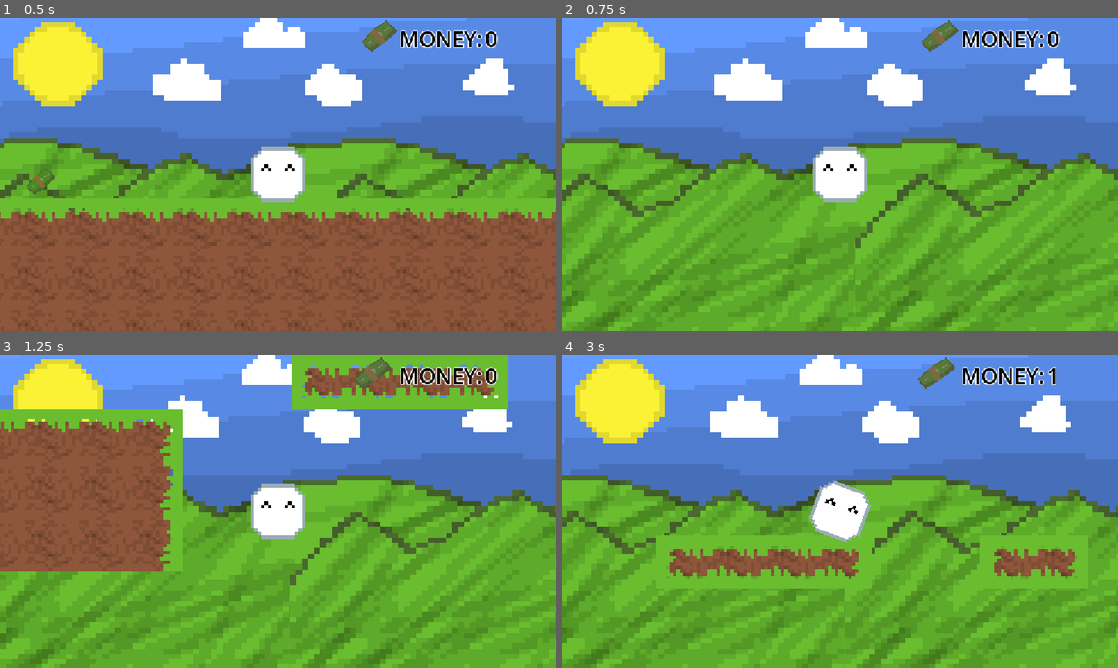
Above: before the commit, frames 1-4 (two rows, left to right).
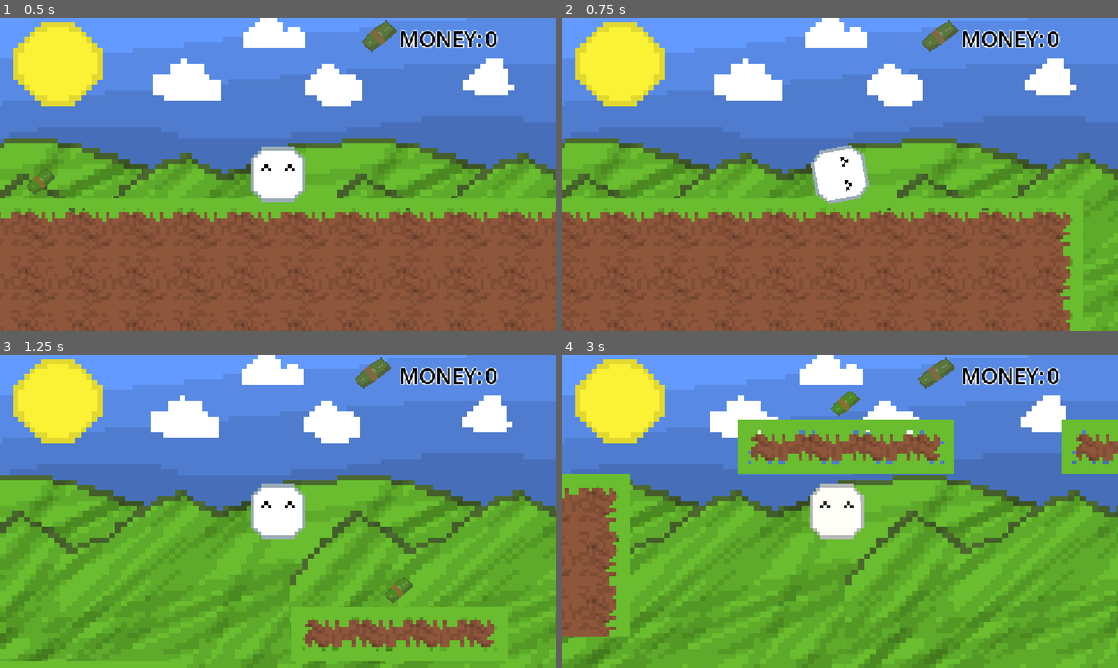
Above: after the commit, the same moments.

Repository: leolevd/Haven-Lisbon-2026
Game: Godot game, scene res://main.tscn
Same seed, same stepped clock (60 frames per second), same inputs: the game is played once before the commit and once after it.
Inputs:
- Up to frame 1 (0.5 s): no input
- Up to frame 2 (0.75 s): tap Enter (ui_accept) at 0.5, 0.6 s; hold D (right) from 0.53 s (still down)
- Up to frame 3 (1.25 s): keep holding D (right); tap W (jump) at 0.77, 0.8, 1.07 s
- Up to frame 4 (3 s): tap W (jump) at 1.35, 1.52, 1.82, 2.3 s; tap Enter (ui_accept) at 1.55, 2.1, 2.85 s; release D (right) at 2.03 s; hold A (left) 2.03-2.78 s; hold D (right) from 2.78 s (still down)

Frame 1 is identical in both runs. In frame 2, 35% of the frame differs, in the area x 0-94%, y 40-100%; in frame 3, 27%; in frame 4, 19%.

Commit message:
message

Diff:
--- a/player.gd
+++ b/player.gd
@@ -36,8 +36,17 @@
 		if wobbling:
 			unwobble()
 			wobbling = false
+
+	# Handle dash down.
+	dash_timer -= delta
+	if Input.is_action_just_pressed("dash_down") and not is_on_floor() and not is_on_wall() and not is_on_ceiling() and dash_timer <= 0:
+		velocity.y = DASH_SPEED
+		dash_timer = DASH_RELOAD
+		animated_sprite_2d.global_rotation_degrees = 0
+
+
 	# Handle jump.
-	if Input.is_action_just_pressed("ui_accept") and is_on_floor():
+	if Input.is_action_just_pressed("jump") and is_on_floor():
 		jumping = true
 		animated_sprite_2d.play("jumping")
 		animated_sprite_2d.global_rotation_degrees = 0
